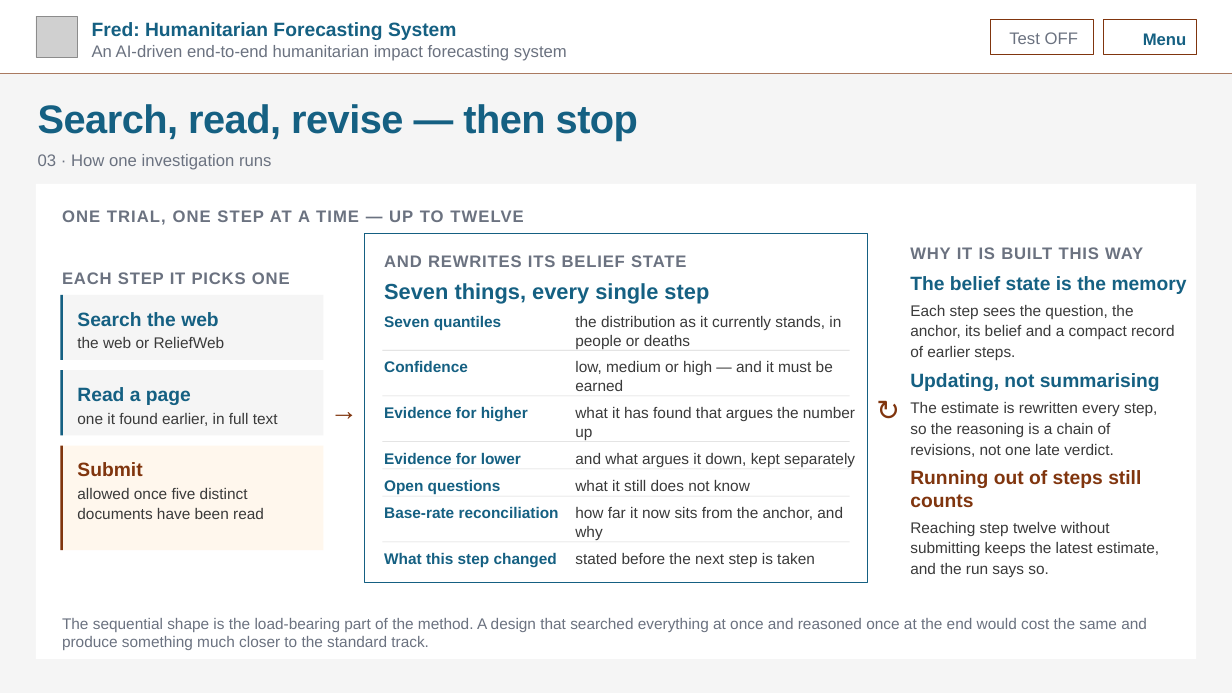
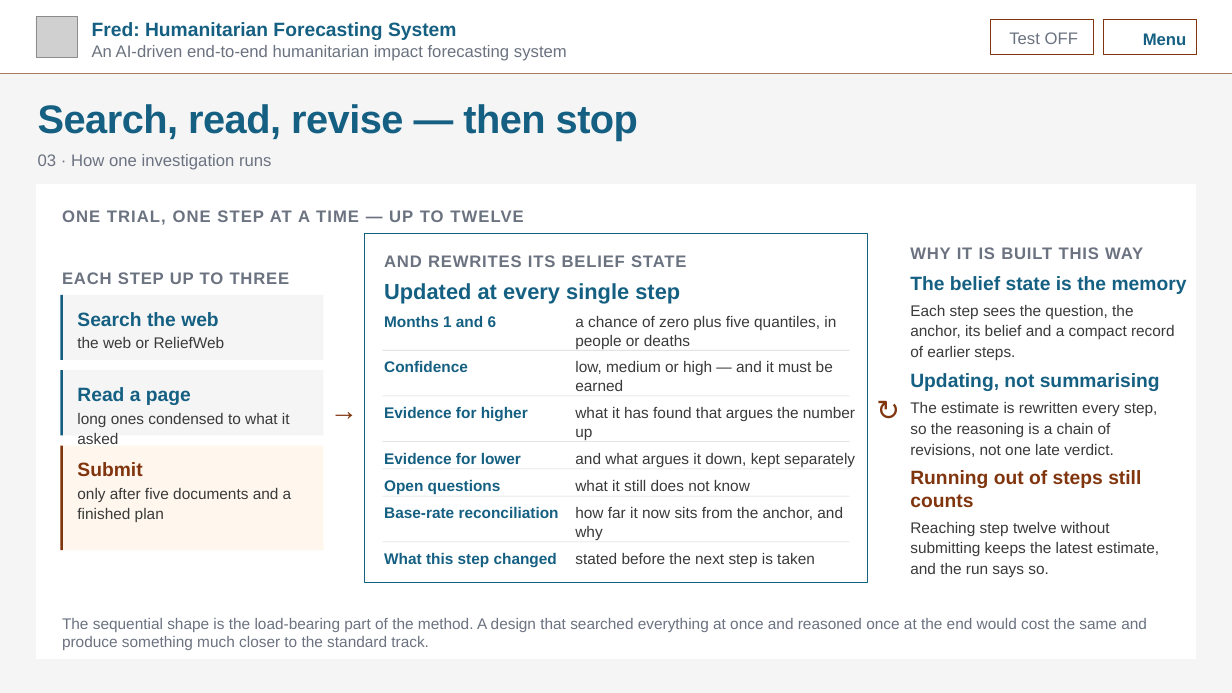
Before and after one commit to kwyjad/Pythia, a slide deck: slide 6 of docs/decks/4_sibyl.pptx. Drawn at 1232x693 pixels with LibreOffice and Linux fonts; fonts in the diff are those of the drawing; grey boxes stand for pictures; background and template pictures are left out. Boxes give left, top, right and bottom in pixels: in the first picture for what was removed or moved away, otherwise in the second. Text is boxed around its words. In the diff, an @@ line names an element or a change of style, - is before the commit and + after.

```diff
--- a/docs/decks/4_sibyl.pptx
+++ b/docs/decks/4_sibyl.pptx
@@ text at (62,272,290,284): text changed @@
-EACH STEP IT PICKS ONE
+EACH STEP UP TO THREE
@@ text at (384,283,680,303): text changed @@
-Seven things, every single step
+Updated at every single step
@@ text at (384,315,497,327): text changed @@
-Seven quantiles
+Months 1 and 6
@@ text at (575,316,836,349): text changed @@
-the distribution as it currently stands, in people or deaths
+a chance of zero plus five quantiles, in people or deaths
@@ text at (77,413,290,444): text changed @@
-one it found earlier, in full text
+long ones condensed to what it asked
@@ text at (77,488,292,522): text changed @@
-allowed once five distinct documents have been read
+only after five documents and a finished plan
```
Also in this commit, not shown: 6 other slides changed, 5 other files.
